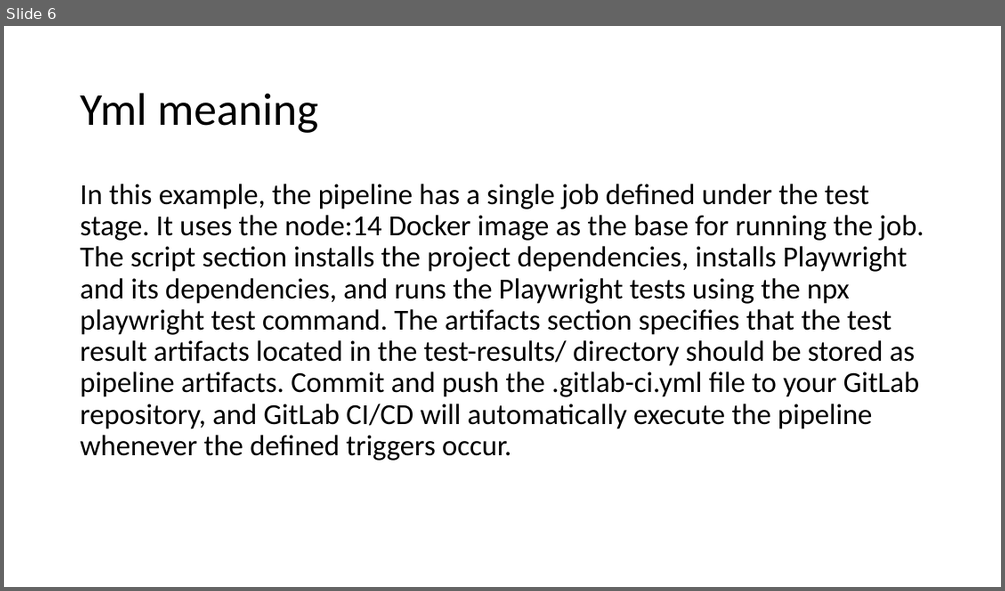
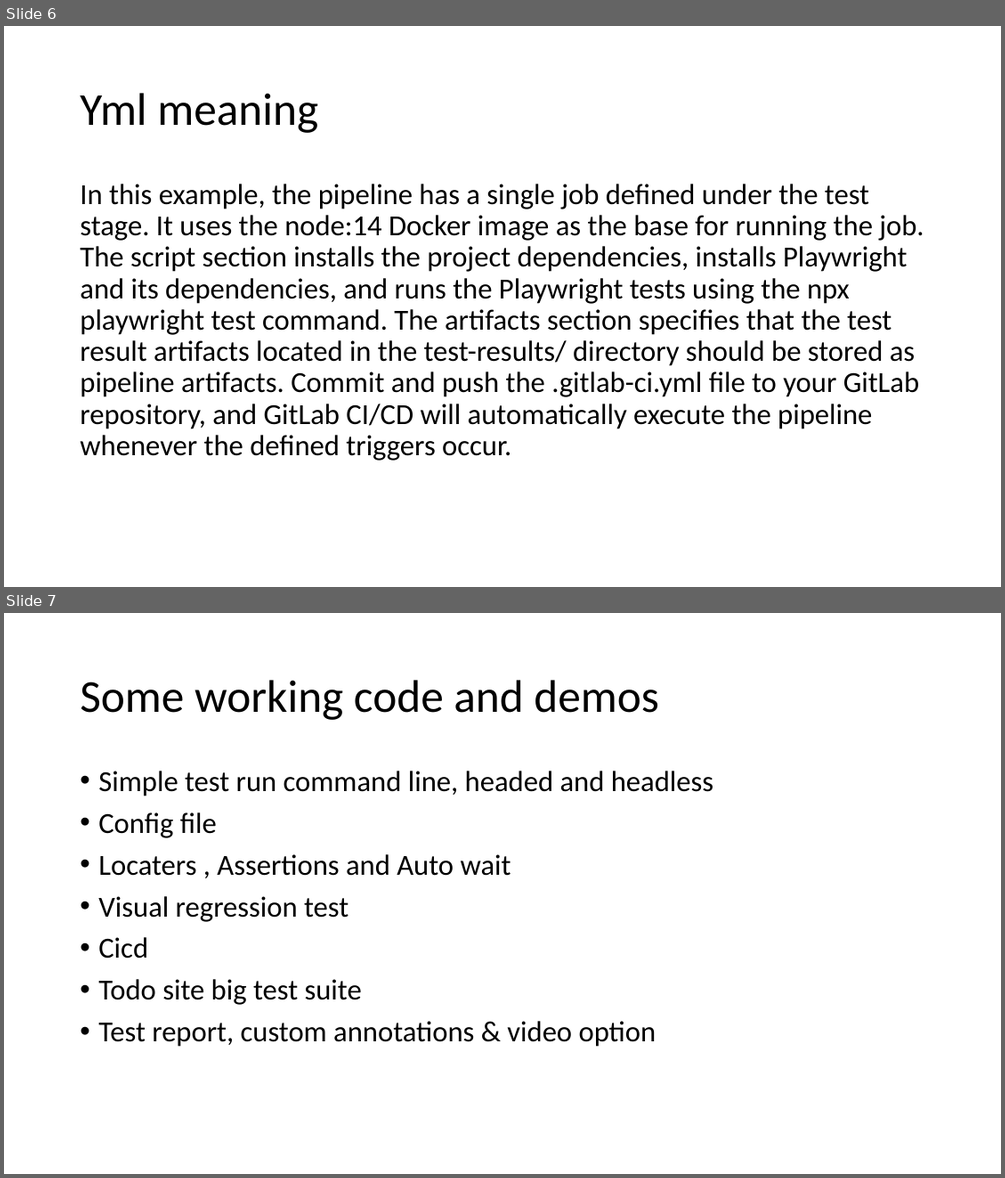
Before and after one commit to umesh-prabhu/demo1, a slide deck: playwr-ppt.pptx. Shown one above the other, each under a label of ours: slide 6 before the commit, slides 6 and 7 after it. The pictures are 1005x591 and 1005x1178 pixels, drawn with LibreOffice and Linux fonts; fonts in the diff are those of the drawing. Boxes give left, top, right and bottom in pixels: in the first picture for what was removed or moved away, otherwise in the second. Text is boxed around its words. In the diff, an @@ line names an element or a change of style, - is before the commit and + after.

Commit message:
aaa

```diff
--- a/playwr-ppt.pptx
+++ b/playwr-ppt.pptx
@@ slide 7 added at [4, 613, 1001, 1174], background #FFFFFF @@
@@ title added at [80, 680, 659, 720], 44 pt, text #000000 @@
+Some working code and demos
@@ text added at [98, 771, 713, 1046], 28 pt, text #000000 @@
+• Simple test run command line, headed and headless
+• Config file
+• Locaters , Assertions and Auto wait
+• Visual regression test
+• Cicd
+• Todo site big test suite
+• Test report, custom annotations & video option
```
Also in this commit, not shown: 2 other slides added, 1 slide removed.
